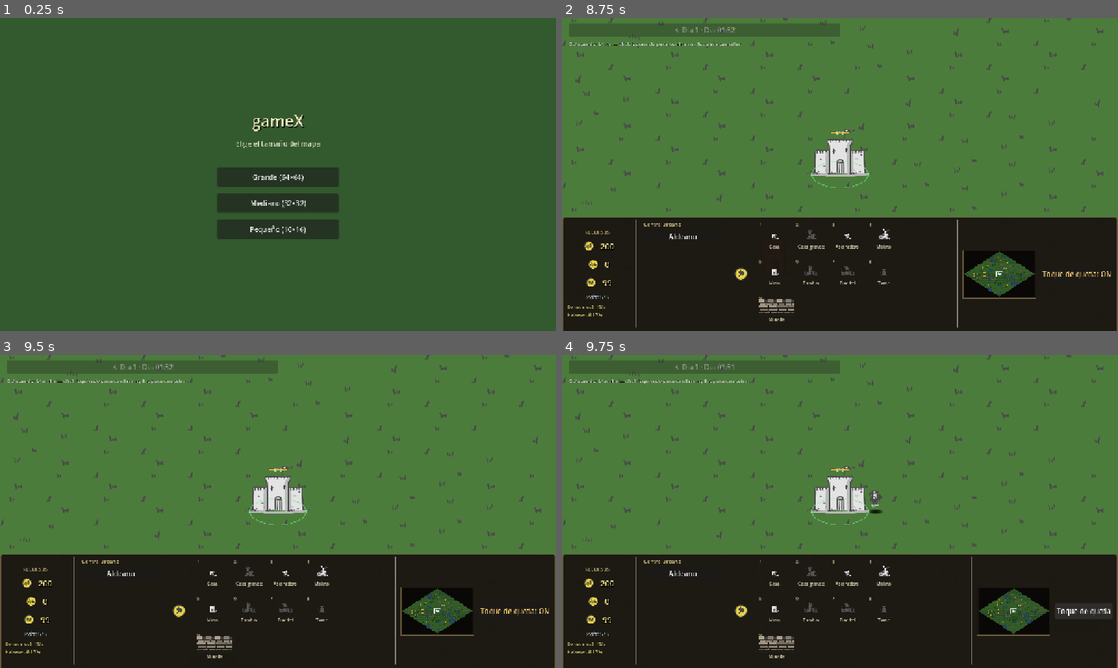
Above: before the commit, frames 1-4 (two rows, left to right).
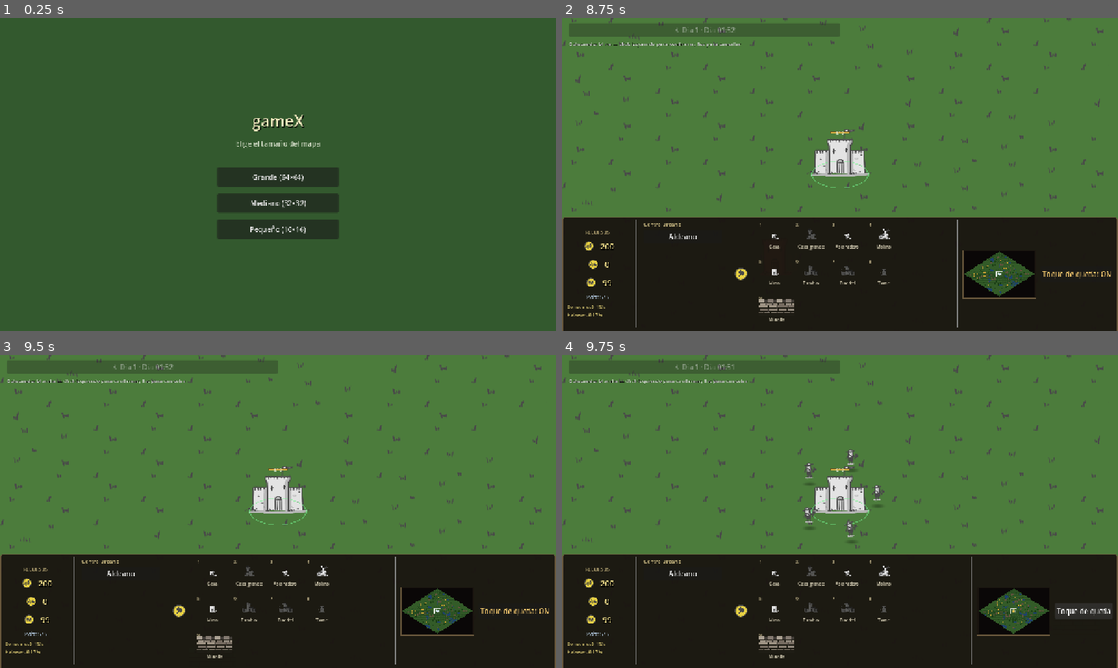
Above: after the commit, the same moments.

Repository: manurode/gameX
Game: Godot game, scene res://scenes/ui/main_menu.tscn
Same seed, same stepped clock (60 frames per second), same inputs: the game is played once before the commit and once after it.
Inputs:
- Up to frame 1 (0.25 s): no input
- Up to frame 2 (8.75 s): click "Grande (64×64)" at 0.5 s; click "1" at 1.25 s; click "3" at 2 s; click "4" at 2.75 s; click "5" at 3.5 s; click "9" at 4.25 s; click "Toque de queda" at 5 s; click "1" at 5.75 s; click "3" at 6.5 s; click "4" at 7.25 s; click "5" at 8 s
- Up to frame 3 (9.5 s): click "9" at 8.75 s
- Up to frame 4 (9.75 s): click "Toque de queda: ON" at 9.5 s

Frames 1-3 are identical in both runs. In frame 4, 0.4% of the frame differs, in the area x 43-82%, y 30-83%.

Commit message:
feat: Refactor garrison exit logic for improved efficiency and clarity

Diff:
--- a/scripts/buildings/building.gd
+++ b/scripts/buildings/building.gd
@@ -675,21 +675,71 @@
 		selection_manager.select_building(self)
 
 
-func exit_garrison(unit: Unit) -> void:
+func exit_garrison(unit: Unit, exit_position: Variant = null) -> void:
 	if not garrisoned_units.has(unit):
 		return
 	garrisoned_units.erase(unit)
-	unit.on_exited_garrison(_find_exit_position())
+	var pos: Vector2 = exit_position if exit_position is Vector2 else _find_exit_position()
+	unit.on_exited_garrison(pos)
 	garrison_changed.emit()
 	if garrisoned_units.is_empty():
 		clear_garrison_attack()
 
 
+func exit_garrison_units(units: Array) -> void:
+	var to_exit: Array[Unit] = []
+	for unit in units:
+		if unit is Unit and is_instance_valid(unit) and garrisoned_units.has(unit):
+			to_exit.append(unit)
+	if to_exit.is_empty():
+		return
+	var positions := _get_exit_positions(to_exit.size())
+	for i in to_exit.size():
+		exit_garrison(to_exit[i], positions[i])
+
+
 func exit_all_garrison() -> void:
-	var units := garrisoned_units.duplicate()
-	for unit in units:
-		if is_instance_valid(unit):
-			exit_garrison(unit)
+	exit_garrison_units(garrisoned_units.duplicate())
+
+
+func _get_exit_positions(count: int) -> Array[Vector2]:
+	if count <= 0:
+		return []
+	if count == 1:
+		return [_find_exit_position()]
+
+	var center := get_base_center()
+	var base_radius := maxf(_footprint.x, _footprint.y) * 0.85
+	var spacing := Unit.PERSONAL_SPACE_RADIUS * 2.0
+	var positions: Array[Vector2] = []
+	var assigned := 0
+	var ring := 0
+
+	while assigned < count:
+		var ring_radius := base_radius + float(ring) * spacing * 0.9
+		var ring_capacity := maxi(1, int(TAU * ring_radius / spacing))
+		var slots := mini(count - assigned, ring_capacity)
+		var angle_offset := float(ring) * (PI / maxf(1.0, float(ring_capacity)) * 0.5)
+		for i in slots:
+			var angle := angle_offset + TAU * float(i) / float(slots)
+			var candidate: Vector2 = center + Vector2(cos(angle), sin(angle)) * ring_radius
+			positions.append(_resolve_walkable_exit(candidate))
+			assigned += 1
+		ring += 1
+
+	return positions
+
+
+func _resolve_walkable_exit(preferred: Vector2) -> Vector2:
+	if _is_position_walkable(preferred):
+		return preferred
+	for radius_offset: float in [8.0, 16.0, 24.0]:
+		for angle_step in 8:
+			var angle := TAU * float(angle_step) / 8.0
+			var candidate: Vector2 = preferred + Vector2(cos(angle), sin(angle)) * radius_offset
+			if _is_position_walkable(candidate):
+				return candidate
+	return _find_exit_position()
 
 
 func _find_exit_position() -> Vector2:
--- a/scripts/game/curfew_manager.gd
+++ b/scripts/game/curfew_manager.gd
@@ -90,13 +90,19 @@
 
 
 func _release_curfew() -> void:
+	var buildings: Array[Building] = []
 	for node in get_tree().get_nodes_in_group("units"):
 		if not node is Unit:
 			continue
 		var unit := node as Unit
 		if not _is_villager(unit) or unit.garrisoned_building == null:
 			continue
-		unit.exit_garrison()
+		var building := unit.garrisoned_building
+		if not buildings.has(building):
+			buildings.append(building)
+	for building in buildings:
+		if is_instance_valid(building):
+			building.exit_all_garrison()
 
 	if _job_manager == null:
 		return
--- a/scripts/input/selection_manager.gd
+++ b/scripts/input/selection_manager.gd
@@ -218,9 +218,17 @@
 	if selected_building != null and is_instance_valid(selected_building):
 		selected_building.exit_all_garrison()
 		return
-	for unit in selected_units:
-		if is_instance_valid(unit) and unit.garrisoned_building != null:
-			unit.exit_garrison()
+	var by_building: Dictionary = {}
+	for unit in selected_units:
+		if not is_instance_valid(unit) or unit.garrisoned_building == null:
+			continue
+		var building: Building = unit.garrisoned_building
+		if not by_building.has(building):
+			by_building[building] = []
+		by_building[building].append(unit)
+	for building in by_building:
+		if is_instance_valid(building):
+			building.exit_garrison_units(by_building[building])
 
 
 func _move_selected_units(world_point: Vector2) -> void:
